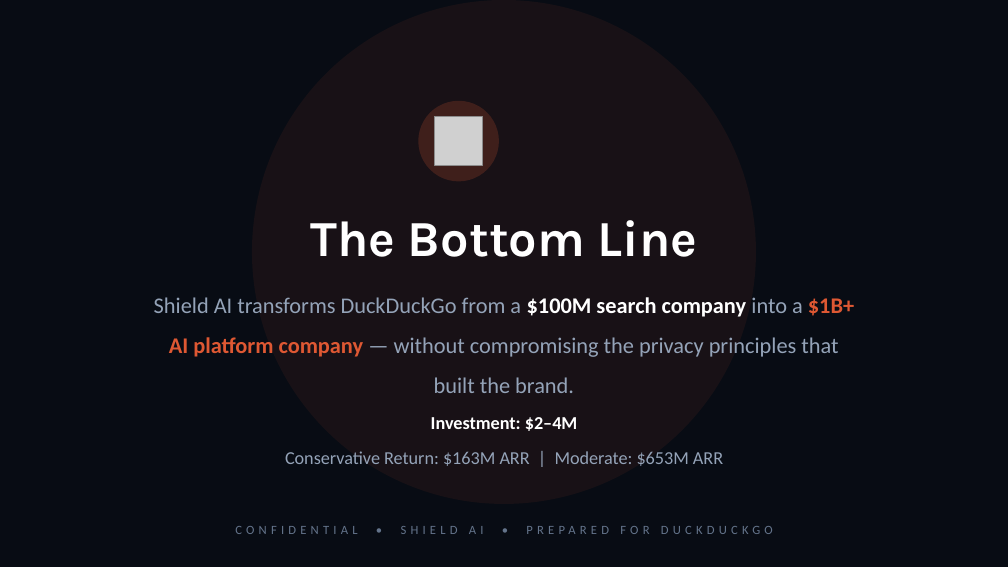
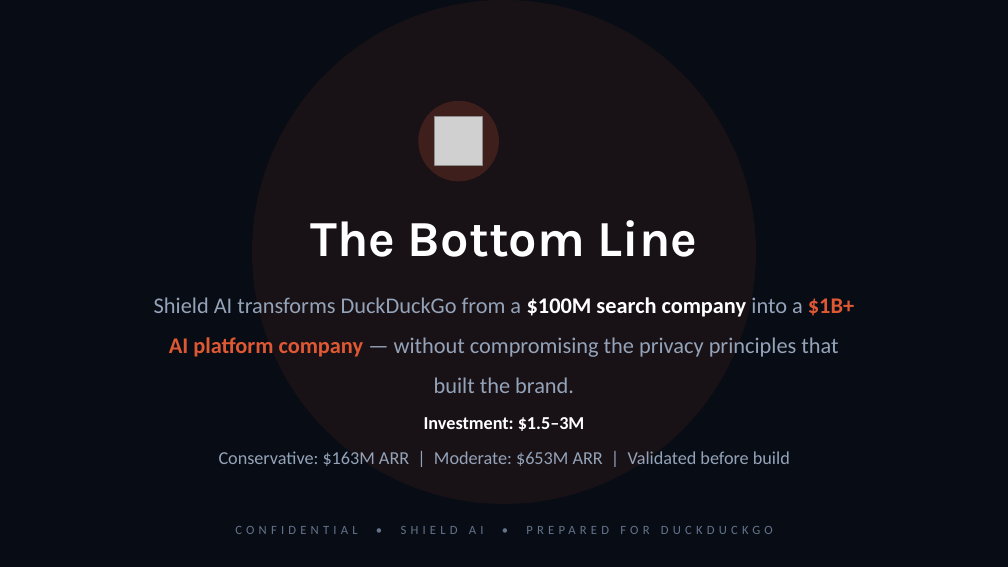
Before and after one commit to jaypast/shield-ai, a slide deck: slide 10 of proposal/shield-ai-proposal.pptx. Drawn at 1008x567 pixels with LibreOffice and Linux fonts; fonts in the diff are those of the drawing; grey boxes stand for pictures. Boxes give left, top, right and bottom in pixels: in the first picture for what was removed or moved away, otherwise in the second. Text is boxed around its words. In the diff, an @@ line names an element or a change of style, - is before the commit and + after.

```diff
--- a/proposal/shield-ai-proposal.pptx
+++ b/proposal/shield-ai-proposal.pptx
@@ text at (219,417,790,466): text changed @@
-Investment: $2–4M
-Conservative Return: $163M ARR | Moderate: $653M ARR
+Investment: $1.5–3M
+Conservative: $163M ARR | Moderate: $653M ARR | Validated before build
```
Also in this commit, not shown: 4 other slides changed.
